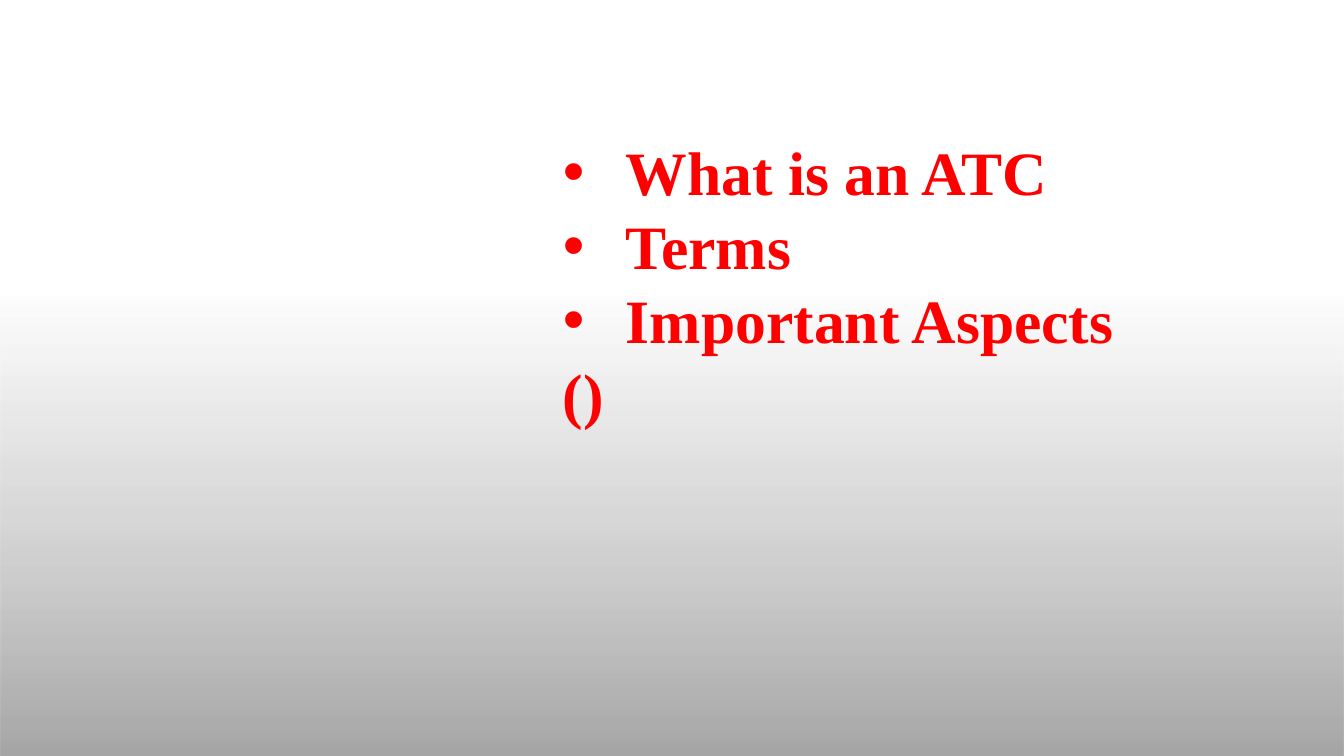
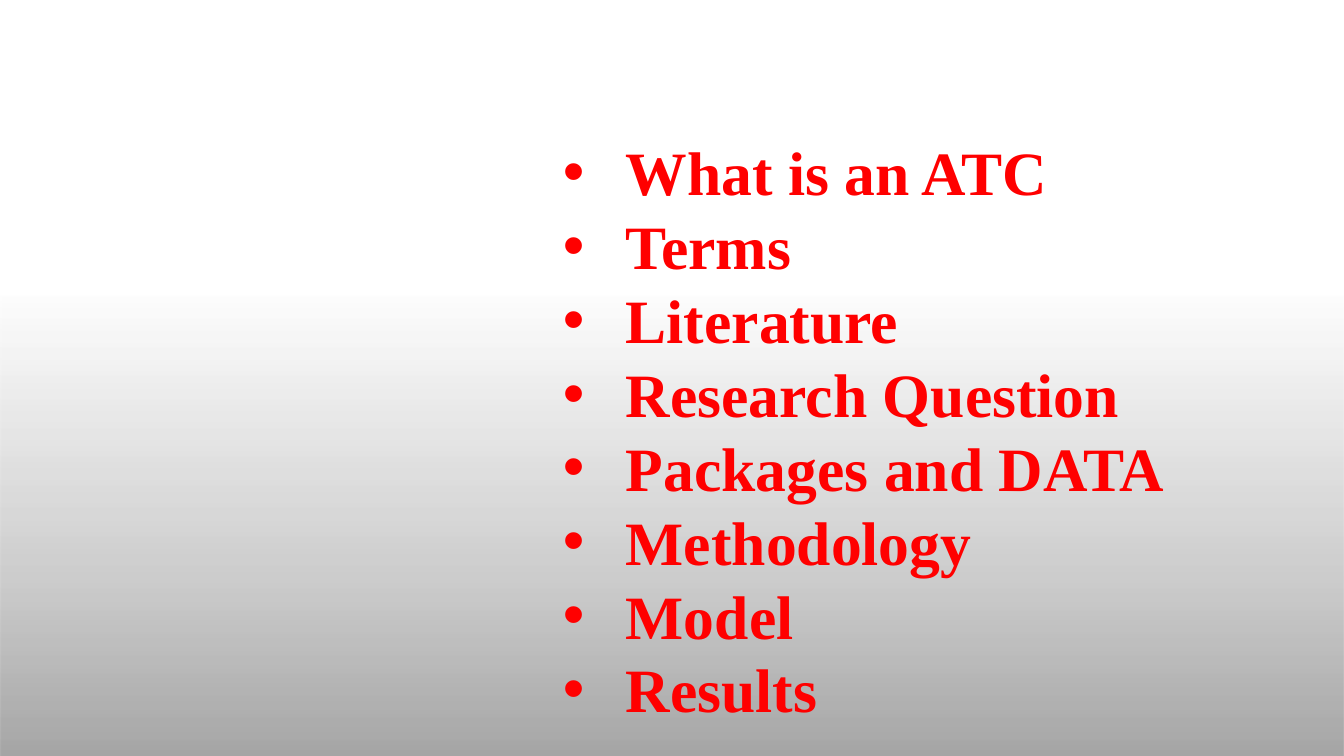
Before and after one commit to vinay-polanki/ATC_R_Project, a slide deck: slide 2 of Atc & Visualisation.pptx. Drawn at 1344x756 pixels with LibreOffice and Linux fonts; fonts in the diff are those of the drawing; background and template pictures are left out. Boxes give left, top, right and bottom in pixels: in the first picture for what was removed or moved away, otherwise in the second. Text is boxed around its words. In the diff, an @@ line names an element or a change of style, - is before the commit and + after.

Commit message:
Add files via upload
edited

```diff
--- a/Atc & Visualisation.pptx
+++ b/Atc & Visualisation.pptx
@@ text at <box>626,300,1164,713</box>: text changed @@
-• Important Aspects
-()
+• Literature
+• Research Question
+• Packages and DATA
+• Methodology
+• Model
+• Results
```
